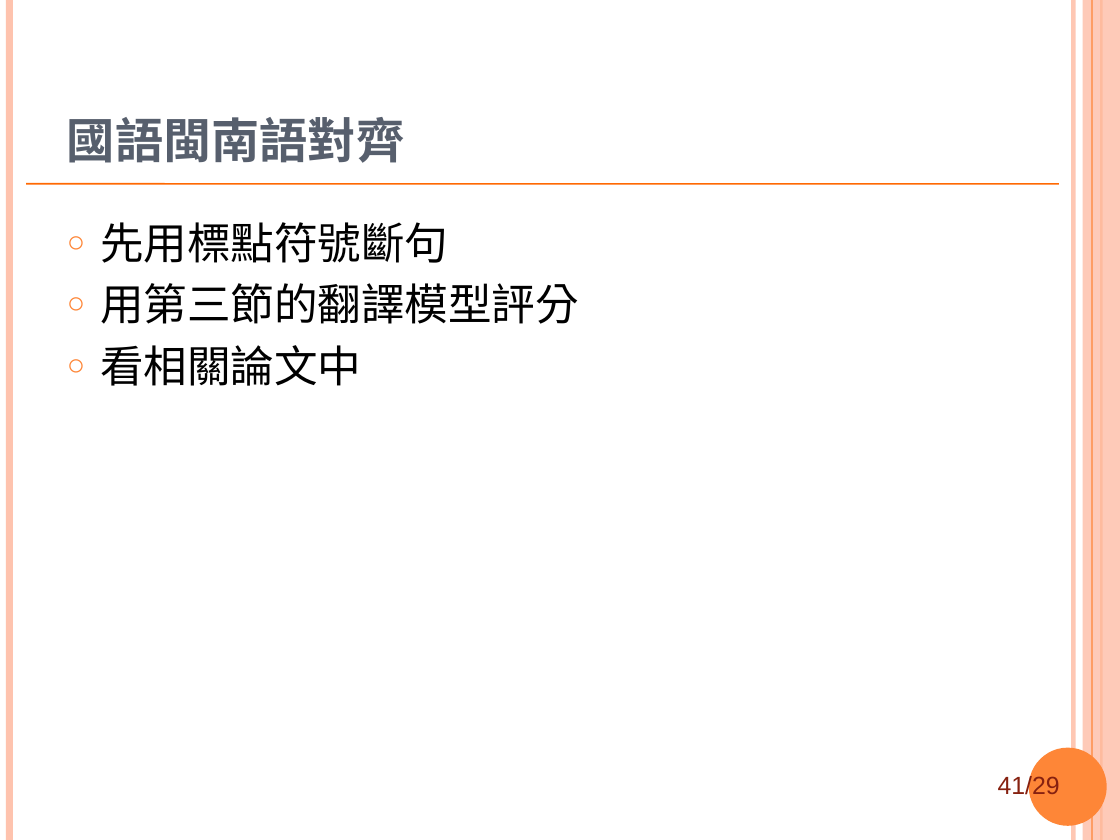
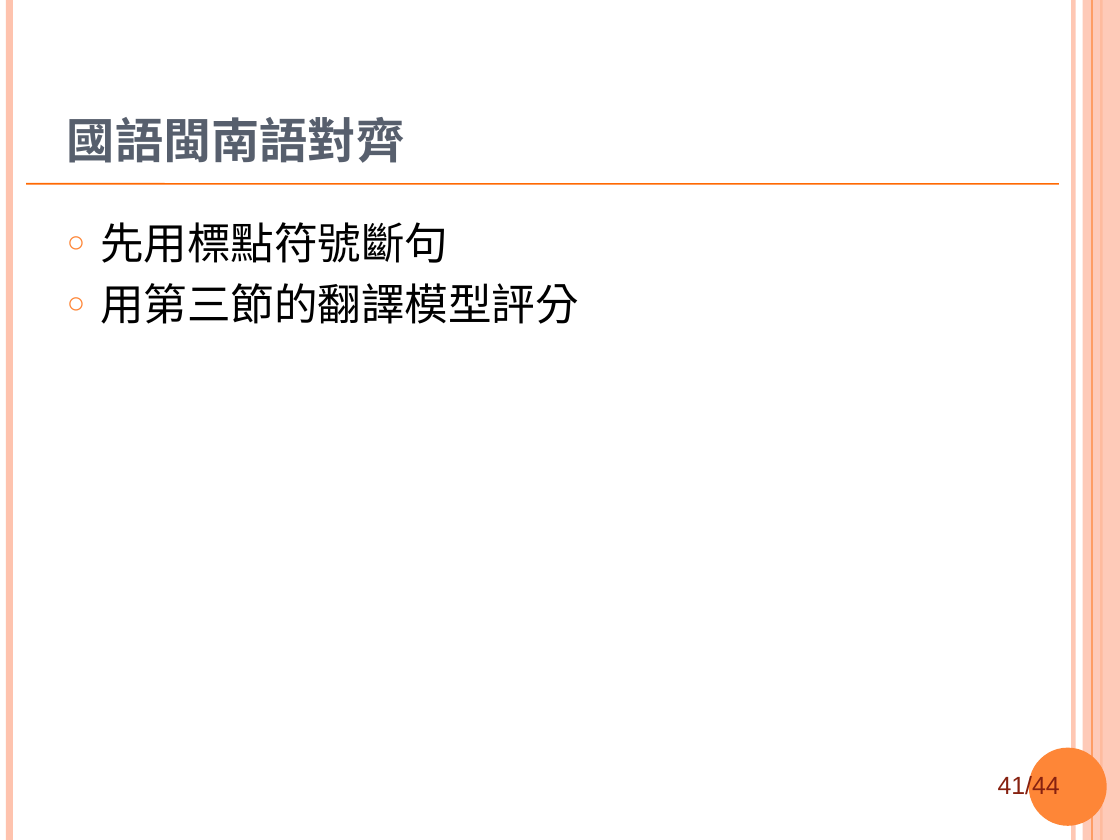
Before and after one commit to sih4sing5hong5/po3-ko3_tau5-iann2-phinn3, a slide deck: slide 41 of 翻譯報告.ppt. Drawn at 1120x840 pixels with LibreOffice and Linux fonts; fonts in the diff are those of the drawing; background and template pictures are left out. Boxes give left, top, right and bottom in pixels: in the first picture for what was removed or moved away, otherwise in the second. Text is boxed around its words. In the diff, an @@ line names an element or a change of style, - is before the commit and + after.

```diff
--- a/翻譯報告.ppt
+++ b/翻譯報告.ppt
@@ text at <box>100,345,361,386</box>: paragraph removed @@
-○ 看相關論文中
@@ page number at <box>998,774,1060,800</box>: text changed @@
-41/29
+41/44
```
Also in this commit, not shown: 11 other slides changed, 1 slide added.
